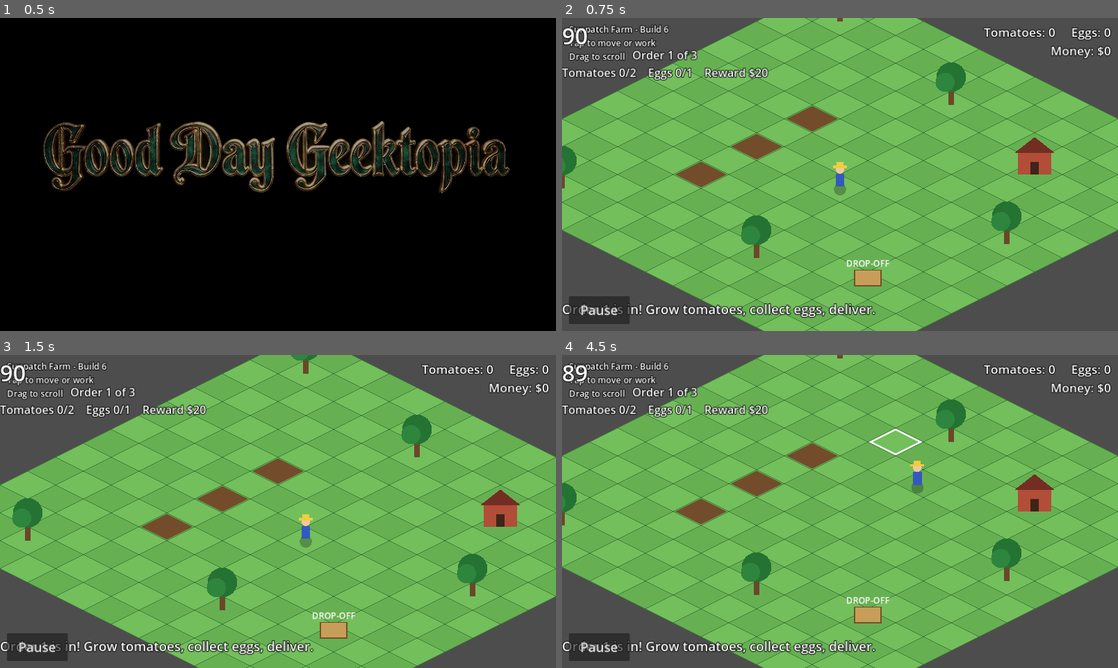
Above: before the commit, frames 1-4 (two rows, left to right).
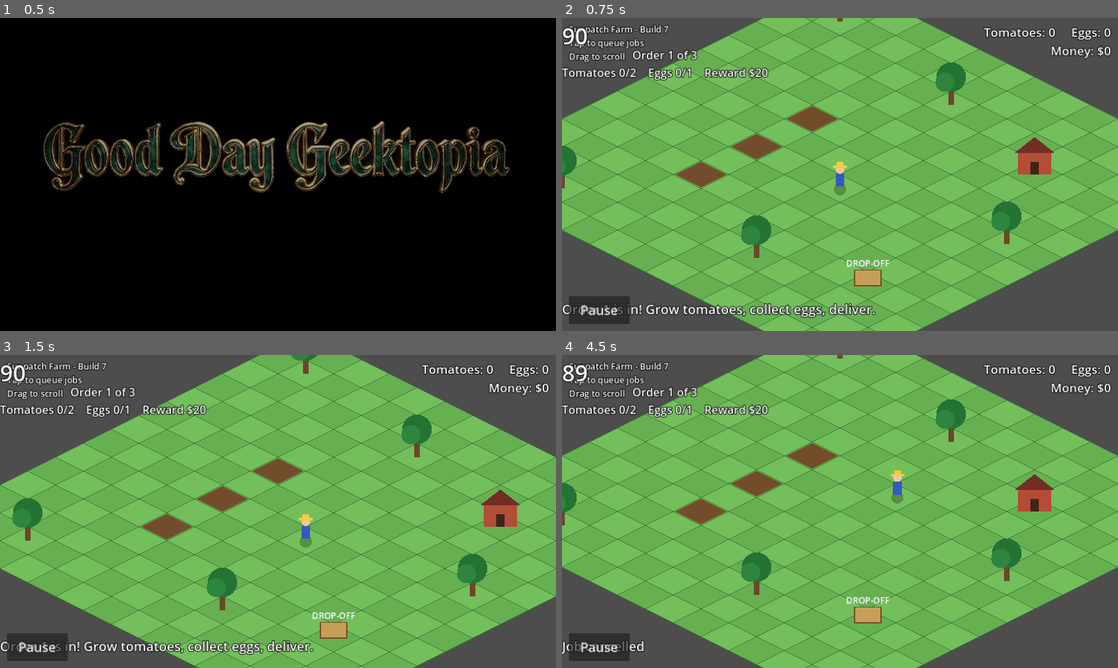
Above: after the commit, the same moments.

Repository: TheRealJaXx/sunpatch-farm
Game: Godot game, scene res://credits.tscn
Same seed, same stepped clock (60 frames per second), same inputs: the game is played once before the commit and once after it.
Inputs (mouse positions are in pixels of both pictures, inside the frame that each line leads up to):
- Up to frame 1 (0.5 s): no input
- Up to frame 2 (0.75 s): move the mouse to (962, 158) at 0.52 s; click (962, 158) at 0.67 s
- Up to frame 3 (1.5 s): tap Enter at 1.25 s; drag from (166, 527) to (250, 574) at 1.27 s
- Up to frame 4 (4.5 s): click "Pause" at 2 s; click "Restart" at 2.75 s; tap Enter at 3.5 s; move the mouse to (895, 442) at 3.52 s; click (895, 442) at 3.67 s; click (1101, 423) at 4.25 s, where only the run after the commit has a clickable "X"

Frame 1 is identical in both runs. In frame 2, 0.2% of the frame differs, in the area x 6-20%, y 2-10%; in frame 3, 0.2%; in frame 4, 1.8%, in the area x 0-66%, y 2-96%.

Commit message:
Update farm.gd

Diff:
--- a/farm.gd
+++ b/farm.gd
@@ -1,6 +1,6 @@
 extends Node2D
 
-const BUILD_NUMBER := 6
+const BUILD_NUMBER := 7
 
 # ---- Tunable gameplay values (seconds) ----
 const PLANT_TIME := 1.0
@@ -15,6 +15,10 @@
 const FARMER_SPEED := 280.0
 const DRAG_THRESHOLD := 14.0
 
+# ---- Job queue size ----
+const QUEUE_MAX_BASE := 4
+const QUEUE_MAX_BOOSTED := 8
+
 # ---- Order waves (one entry per wave) ----
 const WAVE_TOMATOES: Array[int] = [2, 3, 3]
 const WAVE_EGGS: Array[int] = [1, 2, 2]
@@ -64,7 +68,8 @@
 var _pos := Vector2.ZERO
 var _path: Array[Vector2i] = []
 var _order: Order = null
-var _queued: Order = null
+var _queue: Array[Order] = []
+var _queue_boosted := false
 
 var _act_kind := ""
 var _act_left := 0.0
@@ -94,6 +99,8 @@
 var _timer_label: Label
 var _order_label: Label
 var _pause_btn: Button
+var _queue_box: VBoxContainer
+var _queue_sig := ""
 var _overlay: Control
 var _ov_title: Label
 var _ov_info: Label
@@ -117,6 +124,10 @@
 
 func _in_grid(c: Vector2i) -> bool:
     return c.x >= 0 and c.y >= 0 and c.x < GRID_W and c.y < GRID_H
+
+
+func _queue_max() -> int:
+    return QUEUE_MAX_BOOSTED if _queue_boosted else QUEUE_MAX_BASE
 
 
 func _ready() -> void:
@@ -183,7 +194,7 @@
     add_child(hud)
 
     var title := _make_label(20)
-    title.text = "Sunpatch Farm - Build %d\nTap to move or work\nDrag to scroll" % BUILD_NUMBER
+    title.text = "Sunpatch Farm - Build %d\nTap to queue jobs\nDrag to scroll" % BUILD_NUMBER
     hud.add_child(title)
     title.position = Vector2(16, 12)
 
@@ -205,6 +216,15 @@
     hud.add_child(_order_label)
     _order_label.set_anchors_preset(Control.PRESET_TOP_WIDE)
     _order_label.offset_top = 66.0
+
+    _queue_box = VBoxContainer.new()
+    _queue_box.mouse_filter = Control.MOUSE_FILTER_IGNORE
+    _queue_box.visible = false
+    hud.add_child(_queue_box)
+    _queue_box.set_anchors_preset(Control.PRESET_TOP_RIGHT)
+    _queue_box.offset_left = -360.0
+    _queue_box.offset_right = -16.0
+    _queue_box.offset_top = 104.0
 
     _toast_label = _make_label(30)
     _toast_label.horizontal_alignment = HORIZONTAL_ALIGNMENT_CENTER
@@ -317,6 +337,96 @@
     _flash_left = 0.6
 
 
+# ---------------- Job queue UI ----------------
+
+func _order_text(o: Order) -> String:
+    match o.kind:
+        "plot":
+            return "Tend plot"
+        "coop":
+            return "Collect eggs"
+        "delivery":
+            return "Deliver"
+    return "Go to tile"
+
+
+func _current_text() -> String:
+    if _act_kind != "":
+        match _act_kind:
+            "plant":
+                return "Now: Planting"
+            "harvest":
+                return "Now: Harvesting"
+            "collect":
+                return "Now: Collecting eggs"
+            "deliver":
+                return "Now: Delivering"
+        return "Now: Working"
+    if _order != null:
+        return "Now: " + _order_text(_order)
+    return ""
+
+
+func _add_queue_row(text: String, on_press: Callable) -> void:
+    var row := HBoxContainer.new()
+    row.mouse_filter = Control.MOUSE_FILTER_IGNORE
+    var l := _make_label(22)
+    l.text = text
+    l.size_flags_horizontal = Control.SIZE_EXPAND_FILL
+    row.add_child(l)
+    var b := Button.new()
+    b.text = "X"
+    b.custom_minimum_size = Vector2(52, 44)
+    b.add_theme_font_size_override("font_size", 22)
+    b.pressed.connect(on_press)
+    row.add_child(b)
+    _queue_box.add_child(row)
+
+
+func _refresh_queue_ui() -> void:
+    var cur := _current_text()
+    var sig := "%s|%d" % [cur, _queue_max()]
+    for q in _queue:
+        sig += "|" + _order_text(q)
+    if sig == _queue_sig:
+        return
+    _queue_sig = sig
+
+    for ch in _queue_box.get_children():
+        _queue_box.remove_child(ch)
+        ch.queue_free()
+
+    _queue_box.visible = cur != "" or not _queue.is_empty()
+    if not _queue_box.visible:
+        return
+
+    var header := _make_label(22)
+    header.text = "Jobs - queued %d of %d" % [_queue.size(), _queue_max()]
+    _queue_box.add_child(header)
+
+    if cur != "":
+        _add_queue_row(cur, _on_cancel_current_pressed)
+    for i in _queue.size():
+        _add_queue_row("%d. %s" % [i + 1, _order_text(_queue[i])], _on_remove_queued.bind(i))
+
+
+func _on_cancel_current_pressed() -> void:
+    if _paused or _game_state != STATE_PLAYING:
+        return
+    if not _is_busy():
+        return
+    _cancel_action()
+    _toast("Job cancelled")
+    _after_action()
+
+
+func _on_remove_queued(i: int) -> void:
+    if _paused or _game_state != STATE_PLAYING:
+        return
+    if i >= 0 and i < _queue.size():
+        _queue.remove_at(i)
+
+
 # ---------------- Game loop ----------------
 
 func _process(delta: float) -> void:
@@ -328,6 +438,7 @@
     if not _paused and _game_state == STATE_PLAYING:
         _tick_world(delta)
     _update_hud()
+    _refresh_queue_ui()
     _entities.queue_redraw()
 
 
@@ -378,6 +489,10 @@
             _arrive()
     else:
         _pos += (target - _pos).normalized() * step
+
+
+func _is_busy() -> bool:
+    return _order != null or _act_kind != ""
 
 
 func _arrive() -> void:
@@ -494,10 +609,11 @@
 func _after_action() -> void:
     if _game_state != STATE_PLAYING:
         return
-    if _queued != null:
-        var q := _queued
-        _queued = null
-        _start_order(q)
+    while not _queue.is_empty():
+        var q: Order = _queue[0]
+        _queue.remove_at(0)
+        if _start_order(q):
+            return
 
 
 # ---------------- Orders and pathfinding ----------------
@@ -521,10 +637,6 @@
     return o
 
 
-func _same_order(a: Order, b: Order) -> bool:
-    return a.kind == b.kind and a.cell == b.cell
-
-
 func _path_to_adjacent(target: Vector2i) -> Array[Vector2i]:
     var best: Array[Vector2i] = []
     var start := _world_to_cell(_pos)
@@ -540,7 +652,7 @@
     return best
 
 
-func _start_order(order: Order) -> void:
+func _start_order(order: Order) -> bool:
     var path: Array[Vector2i] = []
     if order.kind == "move":
         path = _astar.get_id_path(_world_to_cell(_pos), order.cell)
@@ -549,9 +661,10 @@
     if path.is_empty():
         _flash(order.cell)
         _toast("Can't reach that spot")
-        return
+        return false
     _order = order
     _path = path
+    return true
 
 
 func _cell_at_world(w: Vector2) -> Vector2i:
@@ -577,15 +690,11 @@
         _toast("Blocked")
         return
 
-    if _act_kind != "":
-        # Busy working: first tap queues, a different tap after that interrupts.
-        if _queued != null and not _same_order(_queued, order):
-            _cancel_action()
-            _queued = null
-            _start_order(order)
-        else:
-            _queued = order
-            _toast("Queued next job (tap elsewhere to interrupt)")
+    if _is_busy():
+        if _queue.size() >= _queue_max():
+            _toast("Queue full (%d jobs)" % _queue_max())
+            return
+        _queue.append(order)
     else:
         _start_order(order)
 
@@ -654,10 +763,10 @@
 
 
 func _draw_entities() -> void:
-    if _order != null and _order.kind == "move":
+    if _order != null:
         _diamond_outline(_order.cell, Color(1, 1, 1, 0.9))
-    if _queued != null:
-        _diamond_outline(_queued.cell, Color(1.0, 0.65, 0.1, 0.95))
+    for q in _queue:
+        _diamond_outline(q.cell, Color(1.0, 0.65, 0.1, 0.95))
     if _flash_left > 0.0:
         _diamond_outline(_flash_cell, Color(1.0, 0.2, 0.2, clampf(_flash_left * 2.0, 0.0, 1.0)))
 
@@ -672,6 +781,11 @@
     items.sort_custom(func(a, b): return a["y"] < b["y"])
     for item in items:
         item["fn"].call()
+
+    for i in _queue.size():
+        var qc := grid_to_world(_queue[i].cell)
+        _entities.draw_string(ThemeDB.fallback_font, qc + Vector2(-20, 10), str(i + 1),
+            HORIZONTAL_ALIGNMENT_CENTER, 40.0, 30, Color.WHITE)
 
 
 func _draw_tree(cell: Vector2i) -> void:
